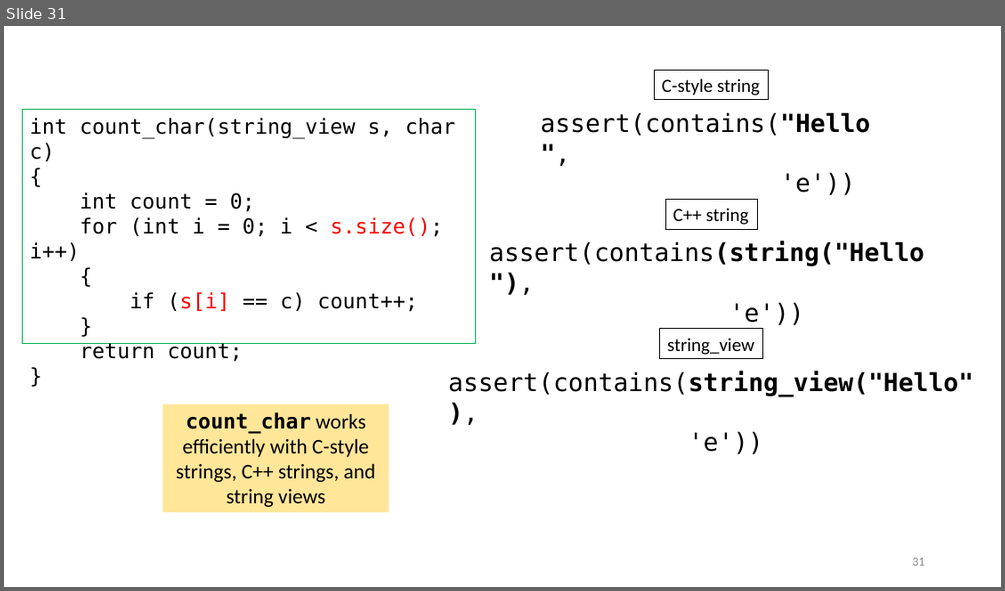
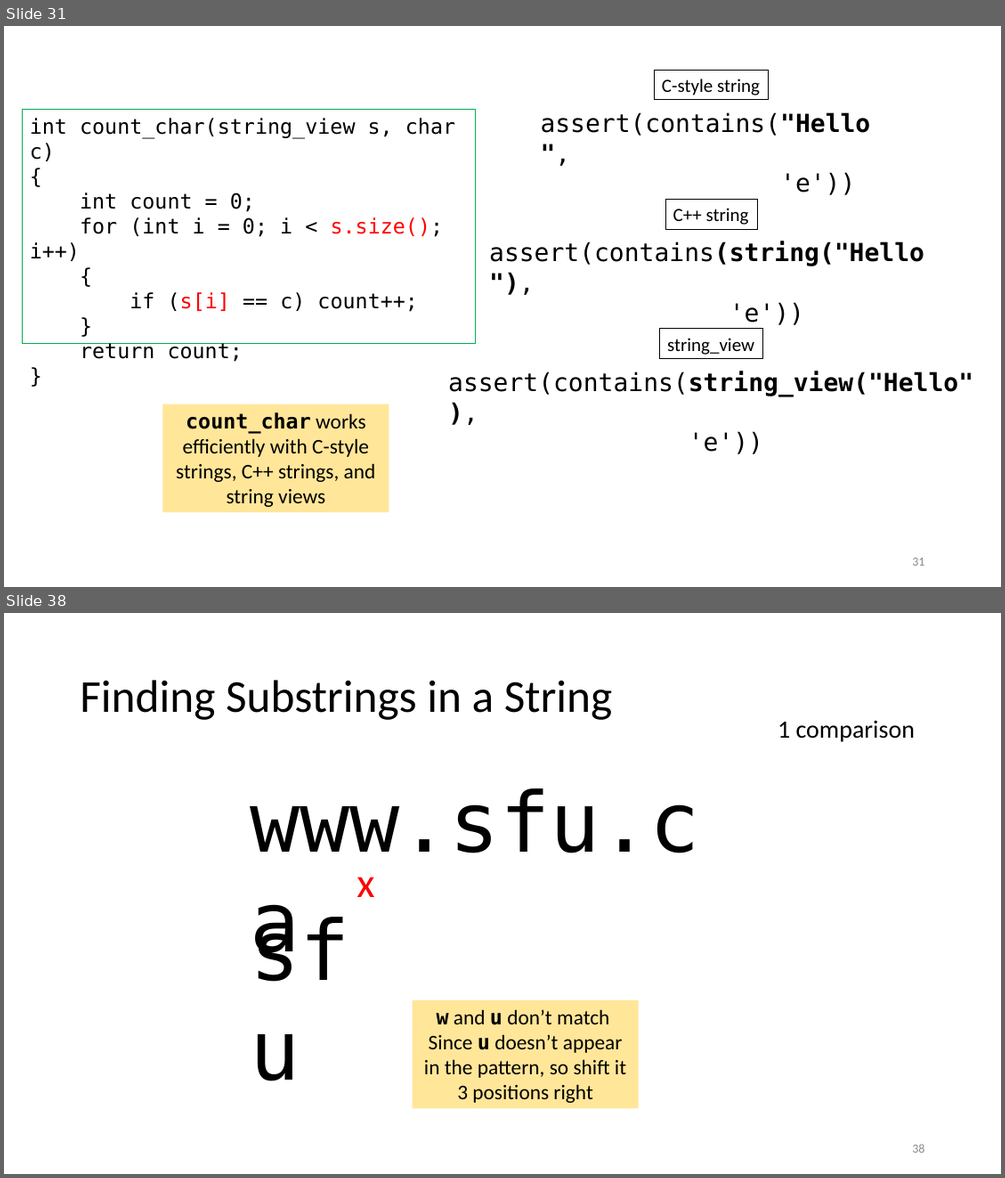
Before and after one commit to tjd1234/cmpt225summer2023, a slide deck: lecture_notes/week12/week12_strings.pptx. Shown one above the other, each under a label of ours: slide 31 before the commit, slides 31 and 38 after it; the slides between them are not shown. The pictures are 1005x591 and 1005x1178 pixels, drawn with LibreOffice and Linux fonts; fonts in the diff are those of the drawing. Boxes give left, top, right and bottom in pixels: in the first picture for what was removed or moved away, otherwise in the second. Text is boxed around its words. In the diff, an @@ line names an element or a change of style, - is before the commit and + after.

```diff
--- a/lecture_notes/week12/week12_strings.pptx
+++ b/lecture_notes/week12/week12_strings.pptx
@@ slide 38 added at box(4, 613, 1001, 1174), background #FFFFFF @@
@@ title added at box(80, 680, 612, 720), 44 pt, text #000000 @@
+Finding Substrings in a String
@@ text added at box(777, 720, 914, 742), 24 pt, text #000000 @@
+1 comparison
@@ text added at box(250, 788, 700, 853), 80 pt, text #000000 @@
+www.sfu.ca
@@ text added at box(356, 876, 374, 897), 40 pt, text #FF0000 @@
+x
@@ text added at box(243, 893, 396, 1002), 80 pt, text #000000 @@
+sfu
@@ rectangle added at box(413, 1000, 638, 1109), fill #FFE699, 20 pt, text #000000 @@
+w and u don’t match
+Since u doesn’t appear in the pattern, so shift it 3 positions right
@@ page number added at box(912, 1143, 924, 1152), 12 pt, text #8C8C8C @@
+38
```
Also in this commit, not shown: 2 slides changed, 19 other slides added.
